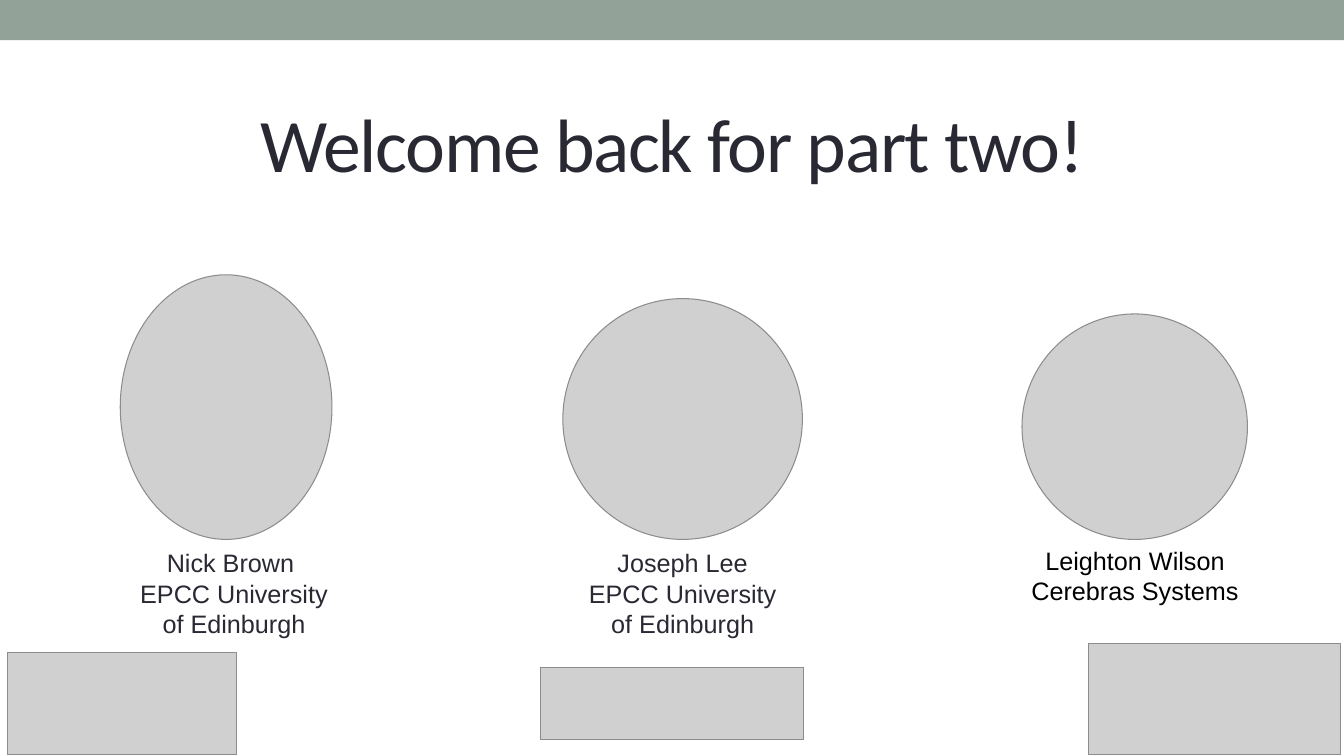
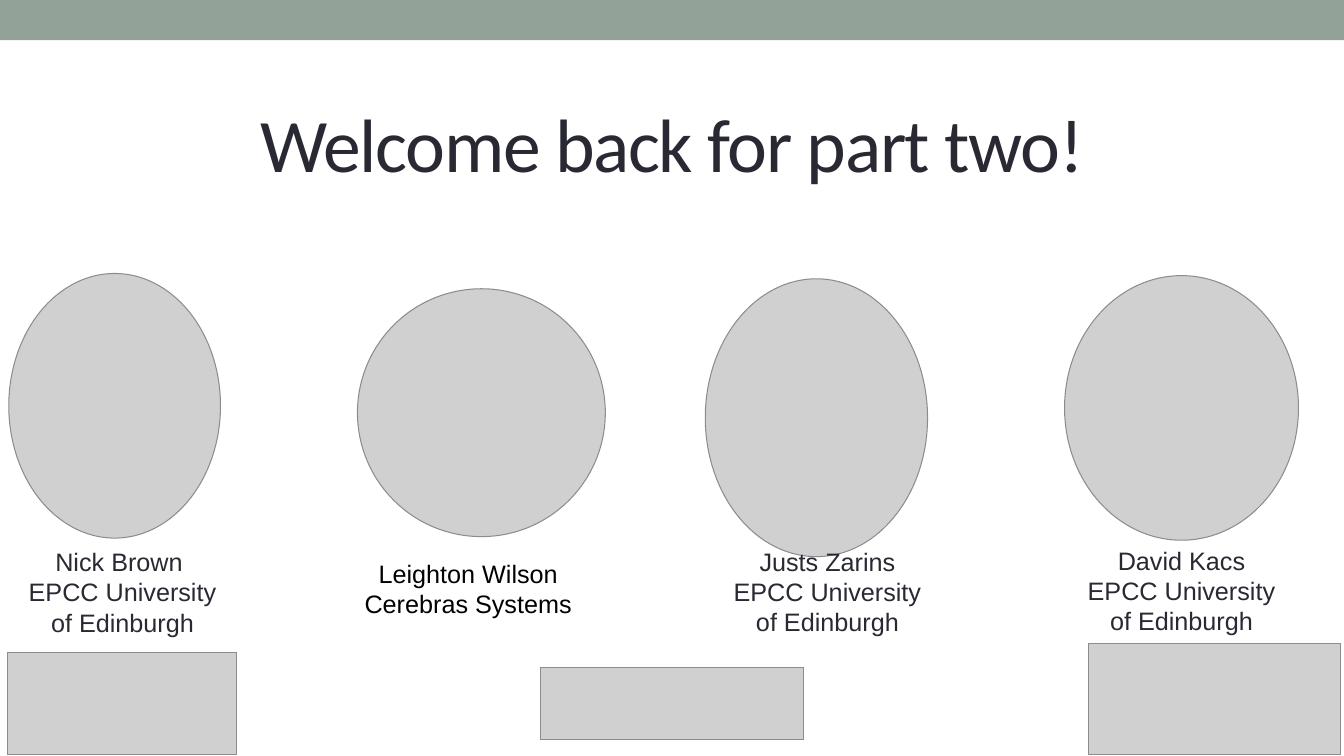
Before and after one commit to EPCCed/cs2-sdk-training, a slide deck: slide 1 of lectures/powerpoints/Second Part.pptx. Drawn at 1344x756 pixels with LibreOffice and Linux fonts; fonts in the diff are those of the drawing; grey boxes stand for pictures. Boxes give left, top, right and bottom in pixels: in the first picture for what was removed or moved away, otherwise in the second. Text is boxed around its words. In the diff, an @@ line names an element or a change of style, - is before the commit and + after.

```diff
--- a/lectures/powerpoints/Second Part.pptx
+++ b/lectures/powerpoints/Second Part.pptx
@@ picture: place and size @@
-picture at [120,275,332,540]
+picture at [9,273,221,538]
@@ picture: place and size @@
-picture at [1022,315,1248,540]
+picture at [358,288,606,536]
@@ picture removed at [563,298,803,539] @@
@@ picture added at [706,279,928,558] @@
@@ picture added at [1065,275,1299,540] @@
@@ text "Nick Brown": place and size @@
-text "Nick Brown" at [140,553,328,639]
+text "Nick Brown" at [29,552,217,637]
@@ text "Leighton Wilson": place and size @@
-text "Leighton Wilson" at [1031,551,1239,606]
+text "Leighton Wilson" at [365,564,572,619]
@@ text "Justs Zarins": place and size @@
-text "Justs Zarins" at [589,553,777,639]
+text "Justs Zarins" at [734,550,922,637]
@@ text at [760,550,895,572]: text changed @@
-Joseph Lee
+Justs Zarins
@@ text added at [1088,551,1276,636], 18 pt, text #292934 @@
+David Kacs
+EPCC University of Edinburgh
```
Also in this commit, not shown: 4 other files.
